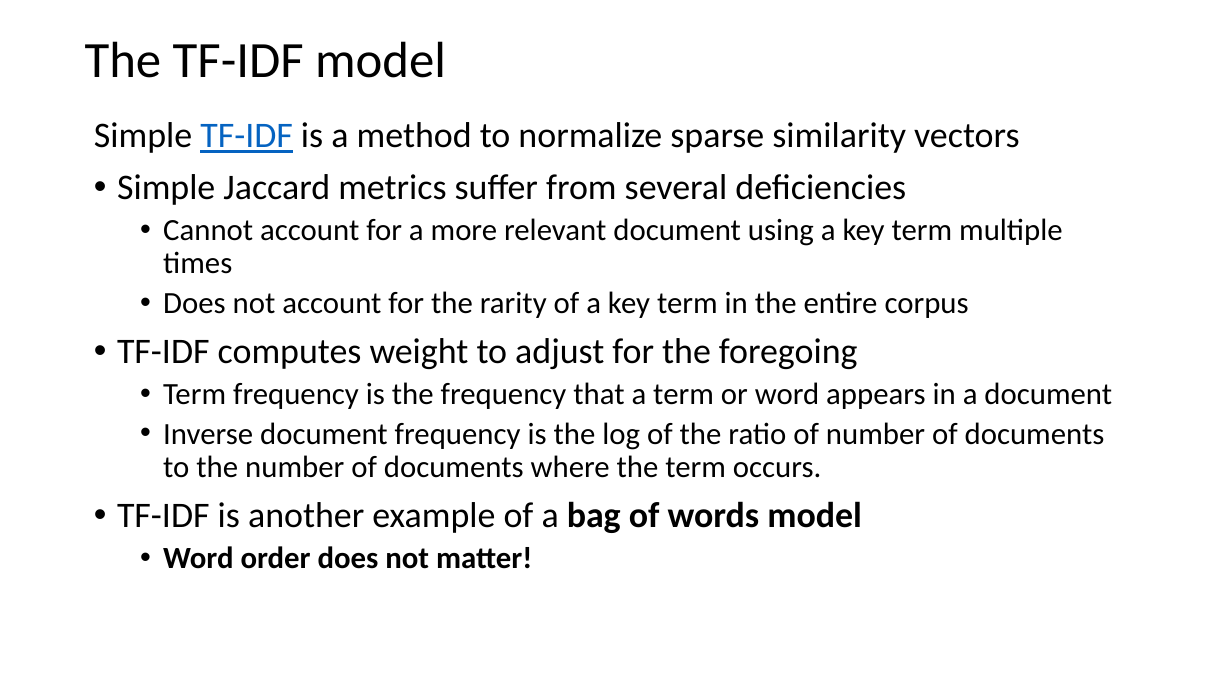
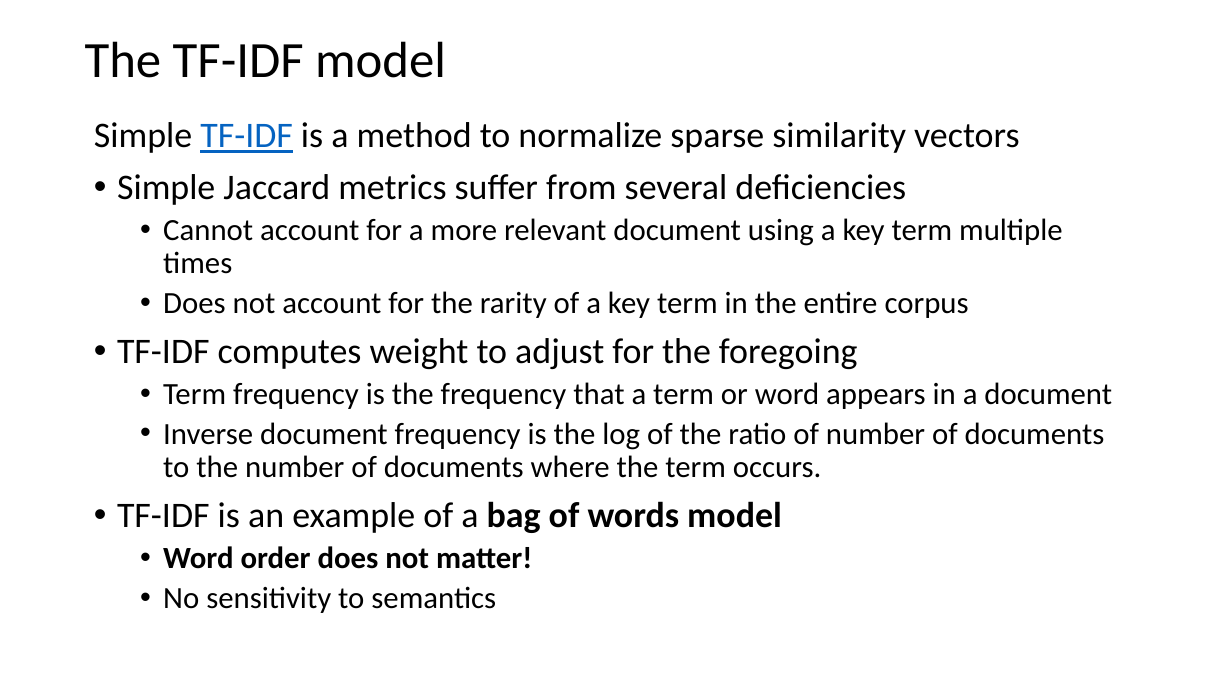
Before and after one commit to harelgabainew/school1, a slide deck: slide 32 of slides/6_InformationRetrivalSearch.pptx (slide 30 before the commit). Drawn at 1232x693 pixels with LibreOffice and Linux fonts; fonts in the diff are those of the drawing. Boxes give left, top, right and bottom in pixels: in the first picture for what was removed or moved away, otherwise in the second. Text is boxed around its words. In the diff, an @@ line names an element or a change of style, - is before the commit and + after.

```diff
--- a/slides/6_InformationRetrivalSearch.pptx
+++ b/slides/6_InformationRetrivalSearch.pptx
@@ text at (117,501,782,533): text changed @@
-• TF-IDF is another example of a bag of words model
+• TF-IDF is an example of a bag of words model
@@ text at (163,586,496,613): paragraph added @@
+  • No sensitivity to semantics
```
Also in this commit, not shown: 4 other slides changed, 2 slides added.
